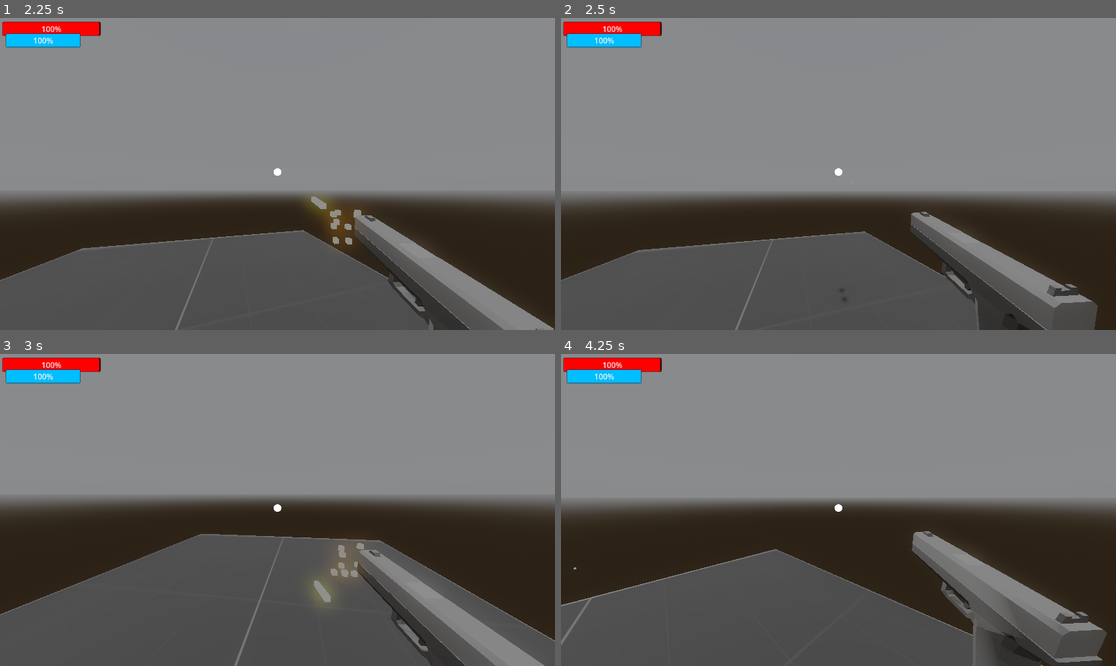
Above: before the commit, frames 1-4 (two rows, left to right).
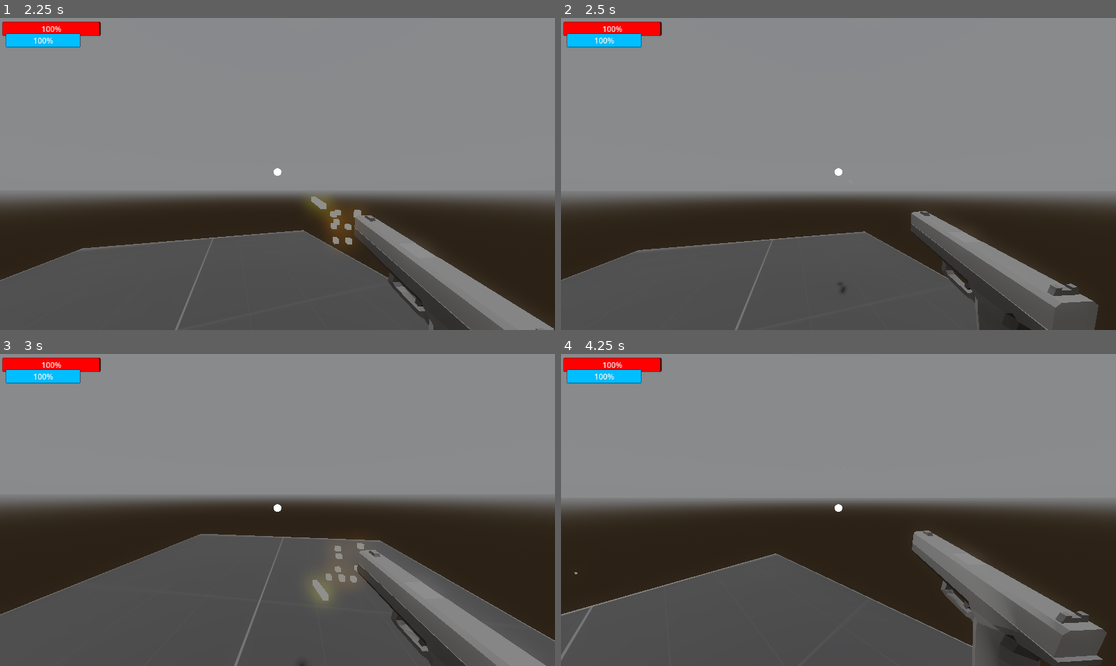
Above: after the commit, the same moments.

Repository: OliverSkogsrud/shooter-main
Game: Godot game, scene res://Scenes/world.tscn
Two runs of this game, one before a commit and one after it. Both use one fixed random seed, a clock stepped at 60 frames per second and the inputs below. A sky picture missing from this copy of the repository is replaced by a grey-blue gradient.
Inputs (mouse positions are in pixels of both pictures, inside the frame that each line leads up to):
- Up to frame 1 (2.25 s): tap Enter (ui_accept) at 0.5, 0.77, 1.52 s; move the mouse to (305, 174) at 0.52 s; tap A (a) at 0.6 s; click (305, 174) at 0.67 s; tap D (d) at 0.8, 1.35 s; move the mouse to (249, 174) at 1.27 s; click (249, 174) at 1.42 s; tap S (s) at 1.55, 2.1 s; move the mouse to (288, 167) at 2.02 s; click (288, 167) at 2.17 s
- Up to frame 2 (2.5 s): tap Ctrl (slide) at 2.3 s
- Up to frame 3 (3 s): move the mouse to (271, 516) at 2.77 s; tap Ctrl (slide) at 2.85 s; click (271, 516) at 2.92 s
- Up to frame 4 (4.25 s): tap Enter (ui_accept) at 3.02, 3.77 s; tap W (w) at 3.05, 3.6 s; move the mouse to (877, 513) at 3.52 s; click (877, 513) at 3.67 s; tap E (E, bound only after the commit) at 3.8 s

Frame 1 is identical in both runs. In frame 2, 0.4% of the frame differs, in the area x 0-97%, y 61-100%; in frame 3, 0.4%; in frame 4, 2.4%, in the area x 0-99%, y 56-100%.

Commit message:
E to slow down time

Diff:
--- a/project.godot
+++ b/project.godot
@@ -61,6 +61,11 @@
 "events": [Object(InputEventKey,"resource_local_to_scene":false,"resource_name":"","device":-1,"window_id":0,"alt_pressed":false,"shift_pressed":false,"ctrl_pressed":false,"meta_pressed":false,"pressed":false,"keycode":0,"physical_keycode":67,"key_label":0,"unicode":99,"echo":false,"script":null)
 ]
 }
+E={
+"deadzone": 0.5,
+"events": [Object(InputEventKey,"resource_local_to_scene":false,"resource_name":"","device":-1,"window_id":0,"alt_pressed":false,"shift_pressed":false,"ctrl_pressed":false,"meta_pressed":false,"pressed":false,"keycode":0,"physical_keycode":69,"key_label":0,"unicode":101,"echo":false,"script":null)
+]
+}
 
 [rendering]
 
--- a/scripts/player.gd
+++ b/scripts/player.gd
@@ -84,13 +84,18 @@
 
 	#slide_speed = slide_speed * 2
 
+	if Input.is_action_just_pressed("E"):
+		Engine.time_scale = 0.6
+
+	if Input.is_action_just_released("E"):
+		Engine.time_scale = 1
+
 
 	if Input.is_action_just_pressed("slide") and SPEED > 3:
 		can_slide = true
 		slide()
 
 	if Input.is_action_just_released("slide"):
-		Engine.time_scale = 1
 		slide_sound.stop()
 		slide_speed = 0
 		state = RUN
@@ -238,8 +243,6 @@
 
 	slide_sound.play()
 
-	Engine.time_scale = 0.7
-
 	var look_dir = -neck.transform.basis.z
 	if can_slide:
 		SPEED = 0
@@ -260,7 +263,6 @@
 	while sliding == true:
 
 		if slide_speed <= 0:
-			Engine.time_scale = 1
 			slide_sound.stop()
 			sliding = false
 			can_slide = true
